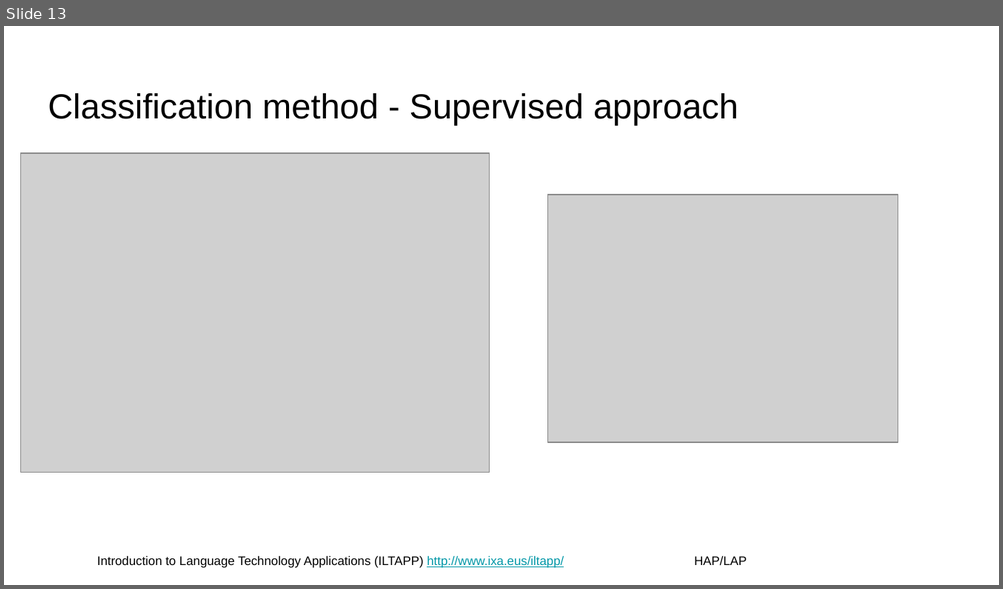
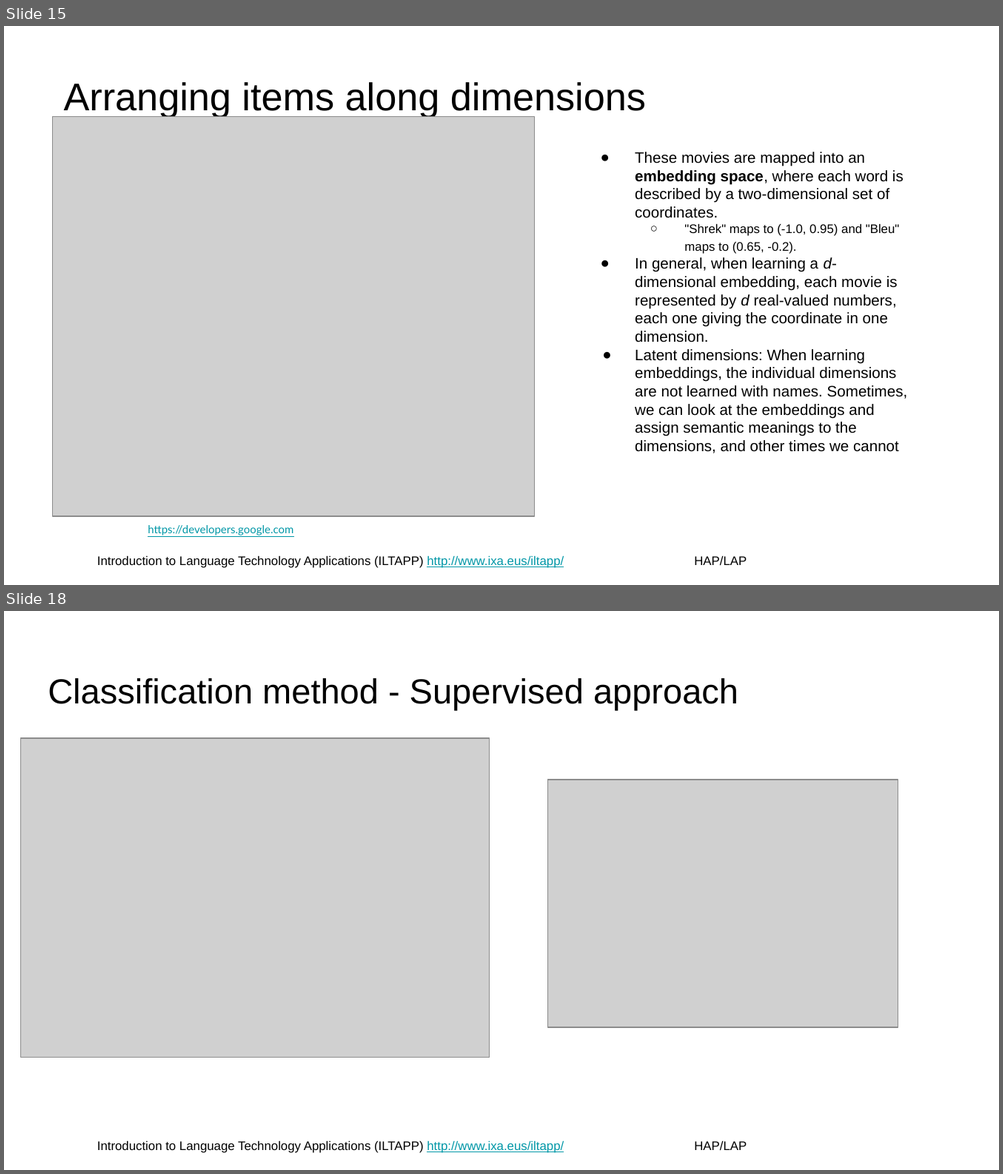
Before and after one commit to juletx/nlp-applications, a slide deck: slides/02-text-classification.pptx. Shown one above the other, each under a label of ours: slide 13 before the commit, slides 15 and 18 after it; the slides between them are not shown. The pictures are 1003x589 and 1003x1174 pixels, drawn with LibreOffice and Linux fonts; fonts in the diff are those of the drawing; grey boxes stand for pictures; background and template pictures are left out. Boxes give left, top, right and bottom in pixels: in the first picture for what was removed or moved away, otherwise in the second. Text is boxed around its words. In the diff, an @@ line names an element or a change of style, - is before the commit and + after.

```diff
--- a/slides/02-text-classification.pptx
+++ b/slides/02-text-classification.pptx
@@ slide 15 added at [4, 26, 999, 585], background #FFFFFF; not listed: 1 template element that a slide beside it also shows @@
@@ title added at [64, 82, 646, 118], 28 pt, text #000000 @@
+Arranging items along dimensions
@@ picture added at [53, 116, 535, 517] @@
@@ text added at [634, 152, 908, 454], 11 pt, text #000000 @@
+● These movies are mapped into an embedding space, where each word is described by a two-dimensional set of coordinates.
+  ○ "Shrek" maps to (-1.0, 0.95) and "Bleu" maps to (0.65, -0.2).
+● In general, when learning a d-dimensional embedding, each movie is represented by d real-valued numbers, each one giving the coordinate in one dimension.
+● Latent dimensions: When learning embeddings, the individual dimensions are not learned with names. Sometimes, we can look at the embeddings and assign semantic meanings to the dimensions, and other times we cannot
@@ text added at [148, 526, 293, 536], 8 pt, text #0097A7, underline @@
+https://developers.google.com
@@ what was slide 13 is now slide 18 @@
```
Also in this commit, not shown: 1 slide changed, 7 other slides added, 1 other file.
